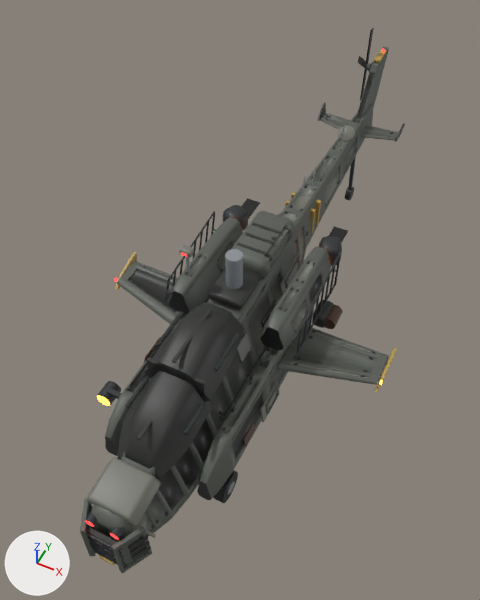
An edit to the FBX model Assets/Chopper/Art/Kits/Kit02/Models/Chassis_Assault.fbx, drawn before and after from the same camera.
Both versions are drawn from a 50 mm camera at (3.61, -7.01, 9.68) aimed at (-0.36, 0.94, -0.26). Every picture has the same lights, and +X, +Y and +Z are marked at lower left. The first picture is the older version.

Before the edit, the objects in view are built like this:
```python
me_chassis_assault = bpy.data.meshes.new('Chassis_Assault')
me_chassis_assault.from_pydata(...)  # 15230 vertices, 12729 faces; spans x -2.85..2.85, y -1.77..2.48, z -8.27..4.49
me_chassis_assault.materials.append(mat_kit02_kit)
ob_chassis_assault = bpy.data.objects.new('Chassis_Assault', me_chassis_assault)
ob_chassis_assault.location = (0.0, 0.0, 0.0)
ob_chassis_assault.rotation_euler = (1.571, 0.0, 0.0)  # degrees (90, 0, 0)
```
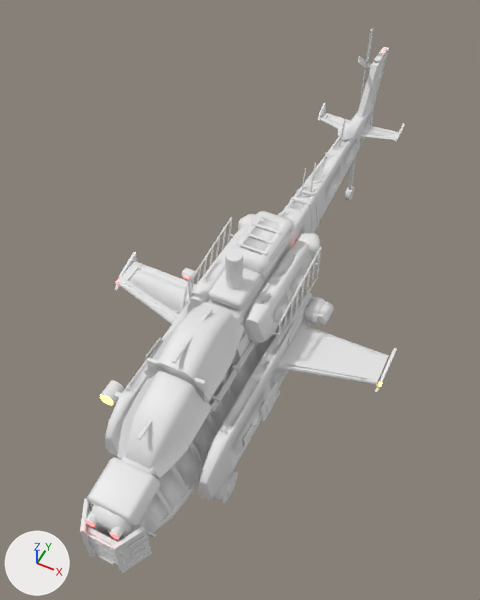
Changed parts and their boxes [x1, y1, x2, y2] in the pictures (480 x 600 px):
part 1 of me_chassis_assault, deleted
    before: [107, 57, 387, 528]
part 2 of me_chassis_assault, reshaped
    before: [97, 56, 389, 536]
    after: [100, 49, 394, 413]
part 3 of me_chassis_assault, recoloured (grey to white)
    both: [80, 28, 405, 573]

What the commit changed:
Picture 'Kit02_Assault_Normal.png' (img_kit02_assault_normal_png) is new.
Picture 'Kit02_Assault_Emission.png' (img_kit02_assault_emission_png) is new.
Material 'Kit02_Assault' (mat_kit02_assault) is new.
Uses the picture img_kit02_assault_emission_png.
Uses the picture img_kit02_assault_normal_png.
me_chassis_assault is used by ob_chassis_assault; location (0.0, 0.0, 0.0); rotation (1.571, 0.0, 0.0), in degrees (90, 0, 0).
me_chassis_assault had 15230 vertices, 12729 faces and spanned x -2.85..2.85, y -1.77..2.48, z -8.27..4.49.
me_chassis_assault now has 15464 vertices, 12831 faces and spans x -2.85..2.85, y -1.77..2.48, z -8.27..4.49.
me_chassis_assault part 1: 178 loose pieces with 3344 vertices, spanning x -2.83..2.83, y -1.12..2.13, z -7.91..4.42, are deleted.
me_chassis_assault part 2: 50 vertices moved within x -2.57..2.57, y -0.29..2.15, z -8.27..-0.02; 1665 vertices removed from x -2.58..2.57, y -0.78..1.75, z -7.94..4.41; 5191 vertices added at x -2.83..2.83, y -0.98..1.74, z -7.84..4.44.
me_chassis_assault part 3: 7858 faces spanning x -2.85..2.85, y -1.77..2.48, z -8.27..4.49 switch from mat_kit02_kit to mat_kit02_assault.
Other edits to the shape of me_chassis_assault do not show in these pictures.
